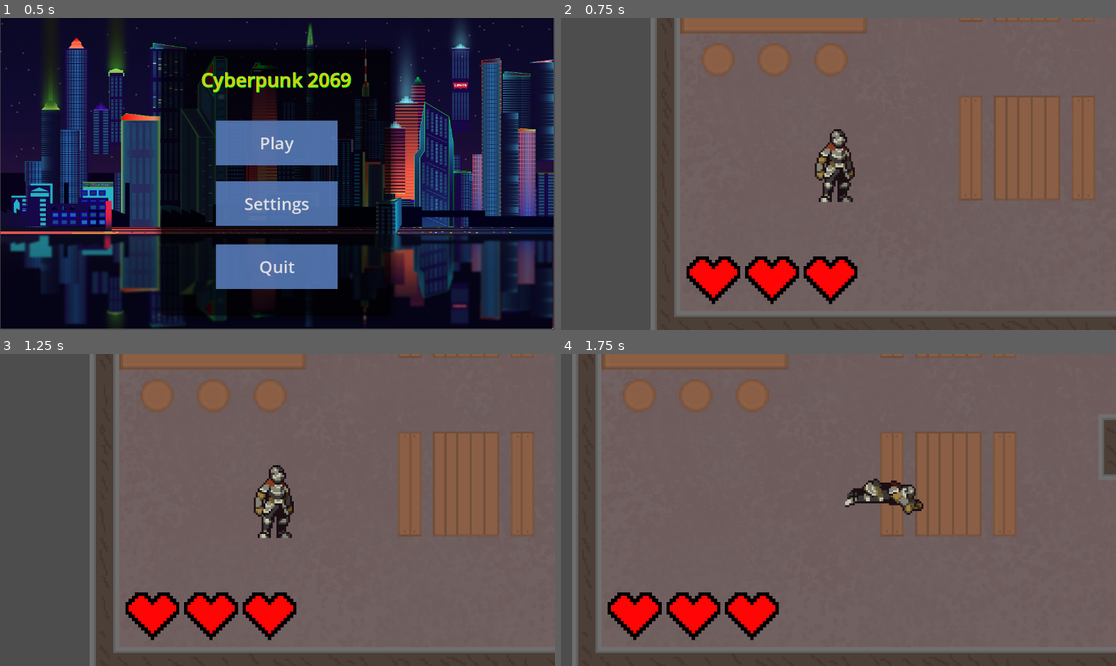
Above: before the commit, frames 1-4 (two rows, left to right).
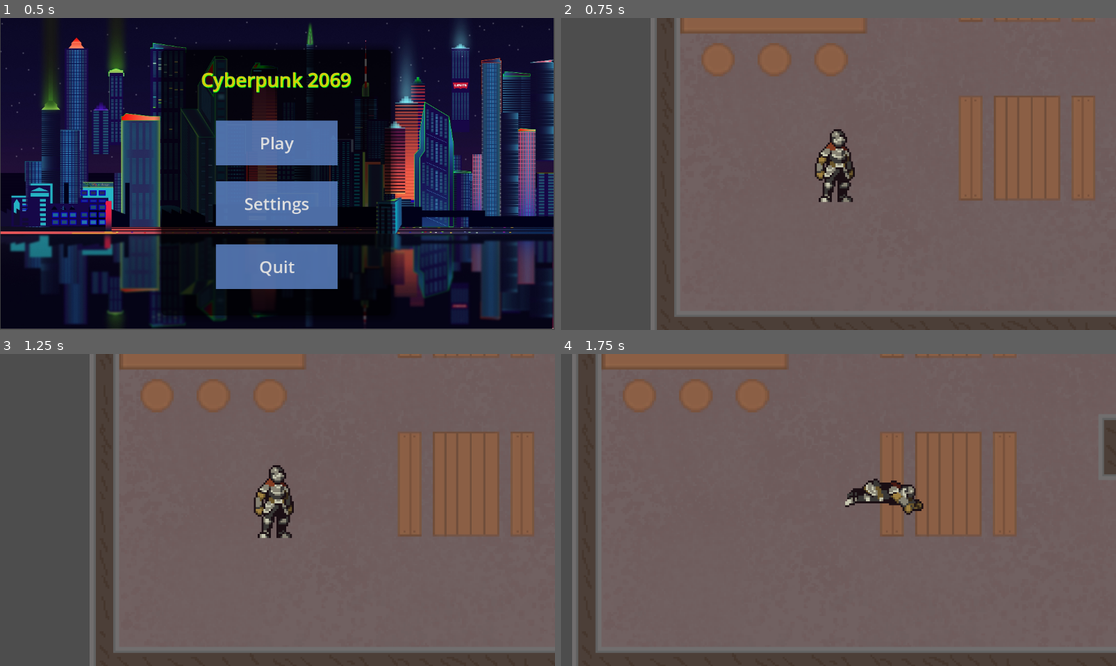
Above: after the commit, the same moments.

Repository: liketaurus/SE-practice-template
Game: Godot game, scene res://Scenes/menu.tscn
The game is run twice, just before and just after one commit, with the same random seed, the same clock (stepped at 60 frames per second) and the same inputs.
Inputs:
- Up to frame 1 (0.5 s): no input
- Up to frame 2 (0.75 s): click "Play" at 0.5 s
- Up to frame 3 (1.25 s): no input
- Up to frame 4 (1.75 s): hold D from 1.28 s (still down); hold Shift from 1.28 s (still down)

Frame 1 is identical in both runs. In frame 2, 3.0% of the frame differs, in the area x 22-54%, y 76-92%; in frame 3, 3.0%; in frame 4, 3.0%, in the area x 8-40%, y 76-92%.

Commit message:
Update main.tscn

Diff:
--- a/src/Cyberpunk2069/Scenes/main.tscn
+++ b/src/Cyberpunk2069/Scenes/main.tscn
@@ -1,8 +1,7 @@
-[gd_scene load_steps=5 format=3 uid="uid://cm68f2lyegqgo"]
+[gd_scene load_steps=4 format=3 uid="uid://cm68f2lyegqgo"]
 
 [ext_resource type="PackedScene" uid="uid://bpugttvk7s8va" path="res://Scenes/Environment.tscn" id="1_deff2"]
 [ext_resource type="PackedScene" uid="uid://btb3mslexwkb0" path="res://Scenes/player.tscn" id="2_cm5n4"]
-[ext_resource type="Texture2D" uid="uid://doj5q74cedgyt" path="res://Textures/HP.png" id="3_etrmn"]
 
 [sub_resource type="GDScript" id="GDScript_dnbjt"]
 script/source = "extends Node2D
@@ -27,18 +26,3 @@
 [node name="Player" parent="." instance=ExtResource("2_cm5n4")]
 position = Vector2(-169, 45)
 scale = Vector2(1.18079, 1.18079)
-
-[node name="Hp" type="Sprite2D" parent="."]
-position = Vector2(90, 565)
-scale = Vector2(0.28, 0.28)
-texture = ExtResource("3_etrmn")
-
-[node name="Hp2" type="Sprite2D" parent="."]
-position = Vector2(171, 565)
-scale = Vector2(0.28, 0.28)
-texture = ExtResource("3_etrmn")
-
-[node name="Hp3" type="Sprite2D" parent="."]
-position = Vector2(252, 565)
-scale = Vector2(0.28, 0.28)
-texture = ExtResource("3_etrmn")
